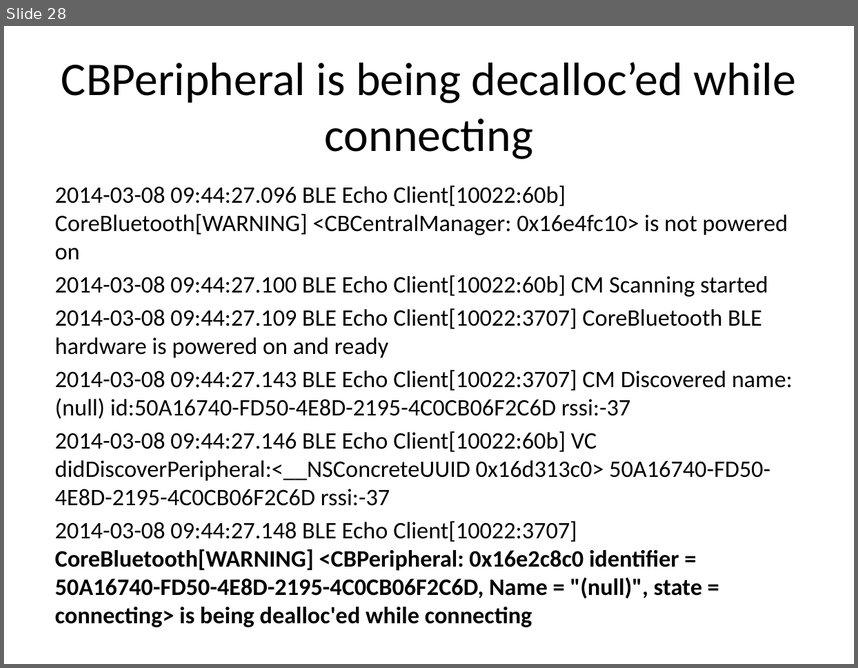
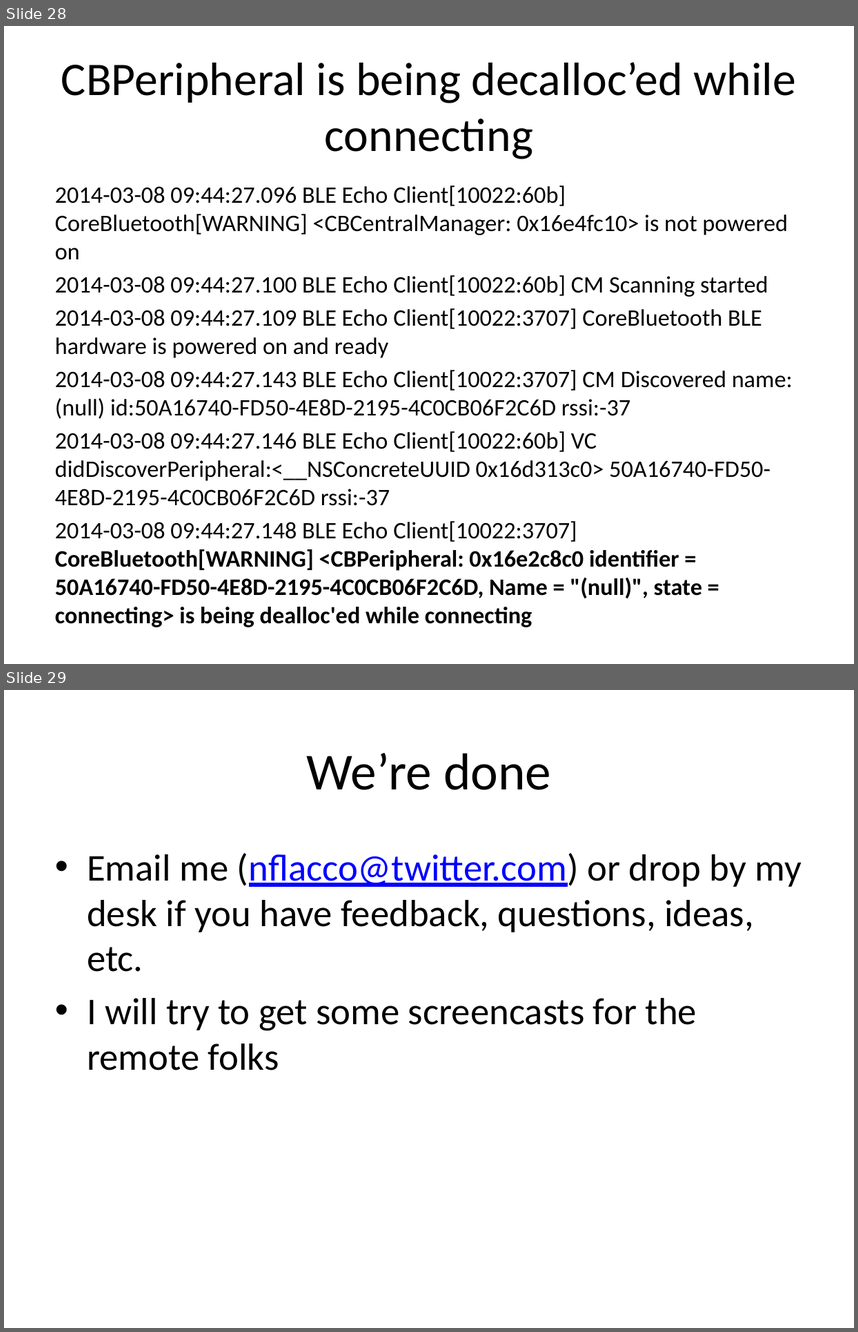
Before and after one commit to a34729t/SimpleCentral, a slide deck: Lecture.pptx. Shown one above the other, each under a label of ours: slide 28 before the commit, slides 28 and 29 after it. The pictures are 858x668 and 858x1332 pixels, drawn with LibreOffice and Linux fonts; fonts in the diff are those of the drawing. Boxes give left, top, right and bottom in pixels: in the first picture for what was removed or moved away, otherwise in the second. Text is boxed around its words. In the diff, an @@ line names an element or a change of style, - is before the commit and + after.

```diff
--- a/Lecture.pptx
+++ b/Lecture.pptx
@@ slide 29 added at (x1=4, y1=690, x2=854, y2=1328), background #FFFFFF @@
@@ title added at (x1=306, y1=753, x2=551, y2=790), 44 pt, text #000000 @@
+We’re done
@@ text added at (x1=87, y1=853, x2=802, y2=1070), 32 pt, text #000000 @@
+• Email me (nflacco@twitter.com) or drop by my desk if you have feedback, questions, ideas, etc.
+• I will try to get some screencasts for the remote folks
```
Also in this commit, not shown: 1 slide changed, 1 other slide added, 2 slides removed.
